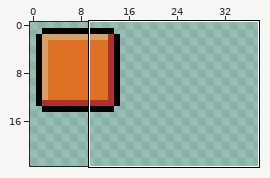
Two versions of one pixel-art file, src/menu/menu.aseprite. The picture above shows the old version from afar; the outline marks the close-up.
Close-up. Before the commit:
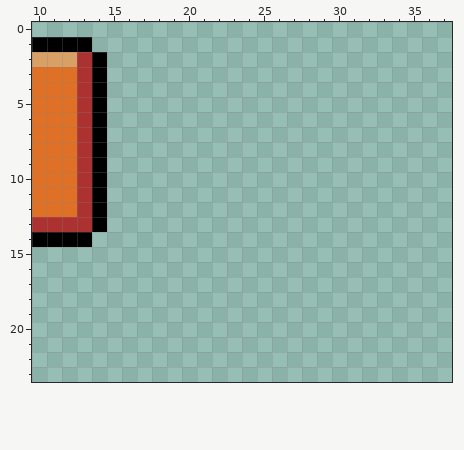
256x256 pixels, 1 frame. Shown: x 10..37, y 0..23. The wide view leaves out empty margins.
After:
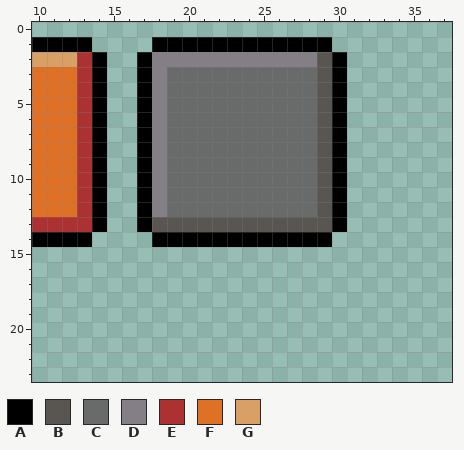
Palette (. is transparent): A #000000  B #595652  C #696a6a  D #847e87  E #ac3232  F #df7126  G #d9a066
Difference:
Changed rows in their new state; - is an unchanged pixel.
first column x 17:
 1 -AAAAAAAAAAAA-
 2 ADDDDDDDDDDDBA
 3 ADCCCCCCCCCCBA
 4 ADCCCCCCCCCCBA
 5 ADCCCCCCCCCCBA
 6 ADCCCCCCCCCCBA
 7 ADCCCCCCCCCCBA
 8 ADCCCCCCCCCCBA
 9 ADCCCCCCCCCCBA
10 ADCCCCCCCCCCBA
11 ADCCCCCCCCCCBA
12 ADCCCCCCCCCCBA
13 ABBBBBBBBBBBBA
14 -AAAAAAAAAAAA-
Boxes around the changes in both close-ups, in picture pixels (x1, y1, x2, y2):
added: (137, 37, 347, 247)
